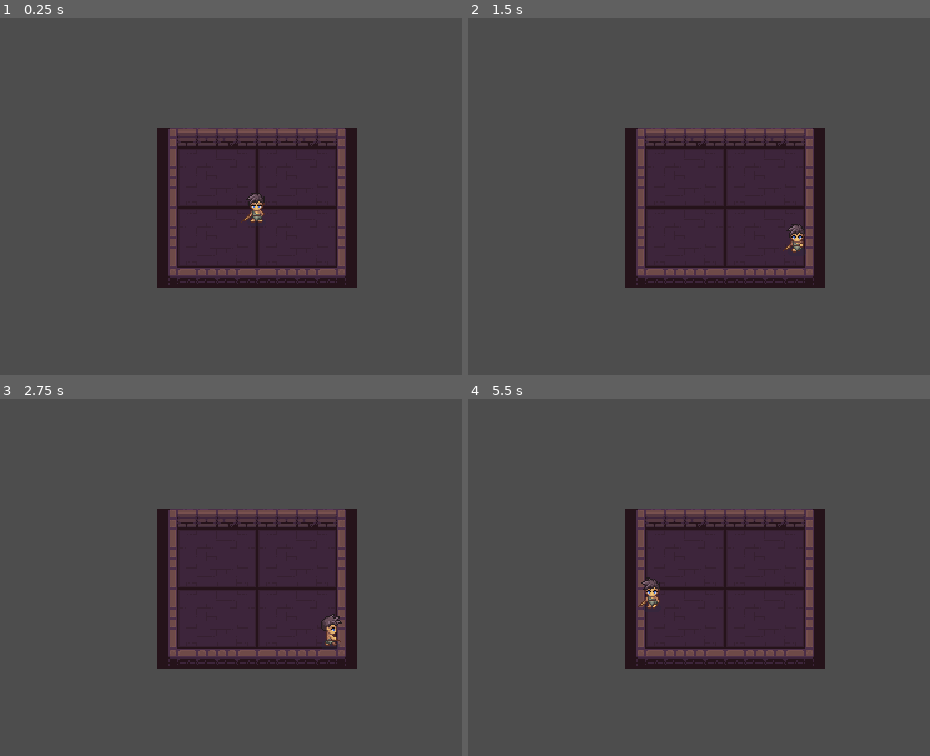
Above: before the commit, frames 1-4 (two rows, left to right).
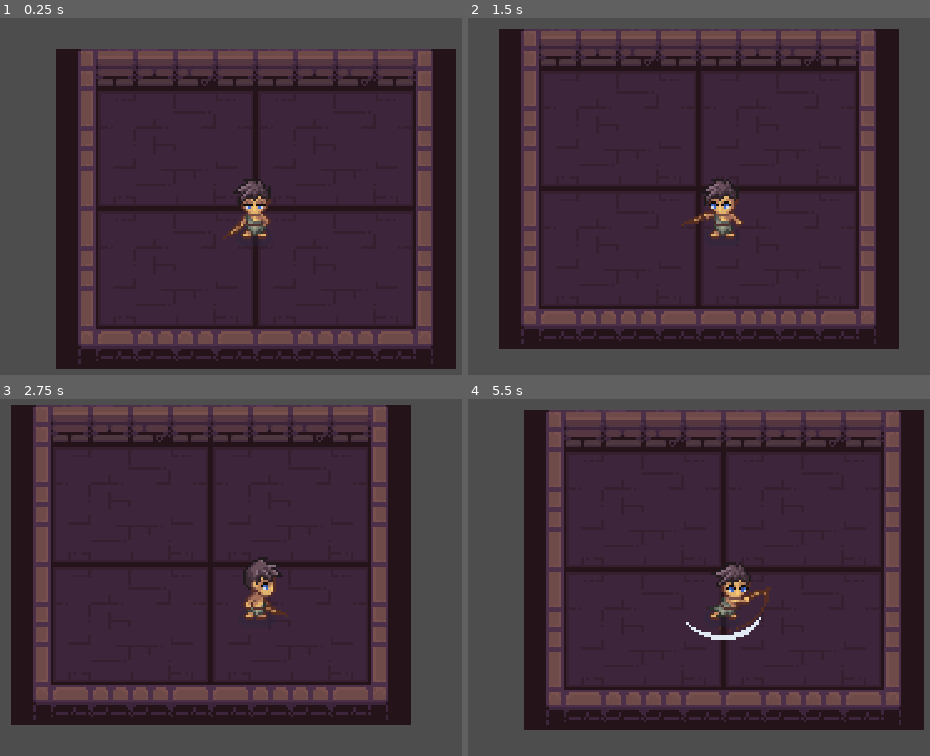
Above: after the commit, the same moments.

Repository: kellyjack07/MaturaRoguelite
Game: Godot game, scene res://scenes/main.tscn
The game is run twice, just before and just after one commit, with the same random seed, the same clock (stepped at 60 frames per second) and the same inputs.
Inputs:
- Up to frame 1 (0.25 s): no input
- Up to frame 2 (1.5 s): hold D (right) 0.53-1.28 s; tap Space (attack, bound only after the commit) at 0.6, 1.35 s; hold S (down) from 1.28 s (still down)
- Up to frame 3 (2.75 s): release S (down) at 2.03 s; hold D (right) from 2.03 s (still down); tap Space (attack, bound only after the commit) at 2.1 s
- Up to frame 4 (5.5 s): release D (right) at 2.78 s; hold W (up) 2.78-3.53 s; tap Space (attack, bound only after the commit) every 0.75 s from 2.85 to 5.1 s; hold A (left) 3.53-5.03 s; hold S (down) from 5.03 s (still down)

The runs differ from the first frame. In frame 1, 62% of the frame differs, in the area x 12-99%, y 8-99%; in frame 2, 62%; in frame 3, 62%, in the area x 2-89%, y 1-92%; in frame 4, 62%.

Commit message:
Simple attack animation

Diff:
--- a/project.godot
+++ b/project.godot
@@ -53,6 +53,11 @@
 , Object(InputEventKey,"resource_local_to_scene":false,"resource_name":"","device":-1,"window_id":0,"alt_pressed":false …(186 unchanged characters)…
 ]
 }
+attack={
+"deadzone": 0.2,
+"events": [Object(InputEventKey,"resource_local_to_scene":false,"resource_name":"","device":-1,"window_id":0,"alt_pressed":false,"shift_pressed":false,"ctrl_pressed":false,"meta_pressed":false,"pressed":false,"keycode":0,"physical_keycode":32,"key_label":0,"unicode":32,"location":0,"echo":false,"script":null)
+]
+}
 
 [physics]
 
--- a/scenes/main.tscn
+++ b/scenes/main.tscn
@@ -4,7 +4,6 @@
 [ext_resource type="PackedScene" uid="uid://bj1mt1xhukchb" path="res://rooms/test_room.tscn" id="2_0wfyh"]
 
 [node name="Main" type="Node2D" unique_id=686745571]
-position = Vector2(321, 179)
 
 [node name="Player" parent="." unique_id=488959924 instance=ExtResource("1_o5qli")]
 
--- a/scenes/player.tscn
+++ b/scenes/player.tscn
@@ -2,7 +2,104 @@
 
 [ext_resource type="Texture2D" uid="uid://dbnxxoneqwqbn" path="res://assets/placeholder/player_assets_placeholder/With_shadow/Swordsman_lvl1_Idle_with_shadow.png" id="1_g2els"]
 [ext_resource type="Script" uid="uid://bljpf111mb4ek" path="res://scripts/player.gd" id="1_qhqgy"]
+[ext_resource type="Texture2D" uid="uid://b3byotiaupn5g" path="res://assets/placeholder/player_assets_placeholder/With_shadow/Swordsman_lvl1_attack_with_shadow.png" id="2_dqkch"]
 [ext_resource type="Texture2D" uid="uid://doxtevkpqijcj" path="res://assets/placeholder/player_assets_placeholder/With_shadow/Swordsman_lvl1_Walk_with_shadow.png" id="2_qhqgy"]
+
+[sub_resource type="AtlasTexture" id="AtlasTexture_6e8lb"]
+atlas = ExtResource("2_dqkch")
+region = Rect2(0, 0, 64, 64)
+
+[sub_resource type="AtlasTexture" id="AtlasTexture_2gdjj"]
+atlas = ExtResource("2_dqkch")
+region = Rect2(64, 0, 64, 64)
+
+[sub_resource type="AtlasTexture" id="AtlasTexture_sc3ue"]
+atlas = ExtResource("2_dqkch")
+region = Rect2(128, 0, 64, 64)
+
+[sub_resource type="AtlasTexture" id="AtlasTexture_lxlsd"]
+atlas = ExtResource("2_dqkch")
+region = Rect2(192, 0, 64, 64)
+
+[sub_resource type="AtlasTexture" id="AtlasTexture_ha2mi"]
+atlas = ExtResource("2_dqkch")
+region = Rect2(256, 0, 64, 64)
+
+[sub_resource type="AtlasTexture" id="AtlasTexture_apa73"]
+atlas = ExtResource("2_dqkch")
+region = Rect2(320, 0, 64, 64)
+
+[sub_resource type="AtlasTexture" id="AtlasTexture_74r1k"]
+atlas = ExtResource("2_dqkch")
+region = Rect2(384, 0, 64, 64)
+
+[sub_resource type="AtlasTexture" id="AtlasTexture_8svfe"]
+atlas = ExtResource("2_dqkch")
+region = Rect2(448, 0, 64, 64)
+
+[sub_resource type="AtlasTexture" id="AtlasTexture_2a3c5"]
+atlas = ExtResource("2_dqkch")
+region = Rect2(0, 64, 64, 64)
+
+[sub_resource type="AtlasTexture" id="AtlasTexture_42b1b"]
+atlas = ExtResource("2_dqkch")
+region = Rect2(64, 64, 64, 64)
+
+[sub_resource type="AtlasTexture" id="AtlasTexture_h7ic4"]
+atlas = ExtResource("2_dqkch")
+region = Rect2(128, 64, 64, 64)
+
+[sub_resource type="AtlasTexture" id="AtlasTexture_au7lq"]
+atlas = ExtResource("2_dqkch")
+region = Rect2(192, 64, 64, 64)
+
+[sub_resource type="AtlasTexture" id="AtlasTexture_nubpm"]
+atlas = ExtResource("2_dqkch")
+region = Rect2(256, 64, 64, 64)
+
+[sub_resource type="AtlasTexture" id="AtlasTexture_ua5cf"]
+atlas = ExtResource("2_dqkch")
+region = Rect2(320, 64, 64, 64)
+
+[sub_resource type="AtlasTexture" id="AtlasTexture_51ujp"]
+atlas = ExtResource("2_dqkch")
+region = Rect2(384, 64, 64, 64)
+
+[sub_resource type="AtlasTexture" id="AtlasTexture_tk41t"]
+atlas = ExtResource("2_dqkch")
+region = Rect2(448, 64, 64, 64)
+
+[sub_resource type="AtlasTexture" id="AtlasTexture_fuw3a"]
+atlas = ExtResource("2_dqkch")
+region = Rect2(0, 192, 64, 64)
+
+[sub_resource type="AtlasTexture" id="AtlasTexture_8txt3"]
+atlas = ExtResource("2_dqkch")
+region = Rect2(64, 192, 64, 64)
+
+[sub_resource type="AtlasTexture" id="AtlasTexture_2w11d"]
+atlas = ExtResource("2_dqkch")
+region = Rect2(128, 192, 64, 64)
+
+[sub_resource type="AtlasTexture" id="AtlasTexture_770dr"]
+atlas = ExtResource("2_dqkch")
+region = Rect2(192, 192, 64, 64)
+
+[sub_resource type="AtlasTexture" id="AtlasTexture_8f1cb"]
+atlas = ExtResource("2_dqkch")
+region = Rect2(256, 192, 64, 64)
+
+[sub_resource type="AtlasTexture" id="AtlasTexture_vdulj"]
+atlas = ExtResource("2_dqkch")
+region = Rect2(320, 192, 64, 64)
+
+[sub_resource type="AtlasTexture" id="AtlasTexture_vau08"]
+atlas = ExtResource("2_dqkch")
+region = Rect2(384, 192, 64, 64)
+
+[sub_resource type="AtlasTexture" id="AtlasTexture_qsb7e"]
+atlas = ExtResource("2_dqkch")
+region = Rect2(448, 192, 64, 64)
 
 [sub_resource type="AtlasTexture" id="AtlasTexture_dqkch"]
 atlas = ExtResource("1_g2els")
@@ -190,6 +287,93 @@
 
 [sub_resource type="SpriteFrames" id="SpriteFrames_6e8lb"]
 animations = [{
+"frames": [{
+"duration": 1.0,
+"texture": SubResource("AtlasTexture_6e8lb")
+}, {
+"duration": 1.0,
+"texture": SubResource("AtlasTexture_2gdjj")
+}, {
+"duration": 1.0,
+"texture": SubResource("AtlasTexture_sc3ue")
+}, {
+"duration": 1.0,
+"texture": SubResource("AtlasTexture_lxlsd")
+}, {
+"duration": 1.0,
+"texture": SubResource("AtlasTexture_ha2mi")
+}, {
+"duration": 1.0,
+"texture": SubResource("AtlasTexture_apa73")
+}, {
+"duration": 1.0,
+"texture": SubResource("AtlasTexture_74r1k")
+}, {
+"duration": 1.0,
+"texture": SubResource("AtlasTexture_8svfe")
+}],
+"loop": false,
+"name": &"attack_down",
+"speed": 12.0
+}, {
+"frames": [{
+"duration": 1.0,
+"texture": SubResource("AtlasTexture_2a3c5")
+}, {
+"duration": 1.0,
+"texture": SubResource("AtlasTexture_42b1b")
+}, {
+"duration": 1.0,
+"texture": SubResource("AtlasTexture_h7ic4")
+}, {
+"duration": 1.0,
+"texture": SubResource("AtlasTexture_au7lq")
+}, {
+"duration": 1.0,
+"texture": SubResource("AtlasTexture_nubpm")
+}, {
+"duration": 1.0,
+"texture": SubResource("AtlasTexture_ua5cf")
+}, {
+"duration": 1.0,
+"texture": SubResource("AtlasTexture_51ujp")
+}, {
+"duration": 1.0,
+"texture": SubResource("AtlasTexture_tk41t")
+}],
+"loop": false,
+"name": &"attack_side",
+"speed": 12.0
+}, {
+"frames": [{
+"duration": 1.0,
+"texture": SubResource("AtlasTexture_fuw3a")
+}, {
+"duration": 1.0,
+"texture": SubResource("AtlasTexture_8txt3")
+}, {
+"duration": 1.0,
+"texture": SubResource("AtlasTexture_2w11d")
+}, {
+"duration": 1.0,
+"texture": SubResource("AtlasTexture_770dr")
+}, {
+"duration": 1.0,
+"texture": SubResource("AtlasTexture_8f1cb")
+}, {
+"duration": 1.0,
+"texture": SubResource("AtlasTexture_vdulj")
+}, {
+"duration": 1.0,
+"texture": SubResource("AtlasTexture_vau08")
+}, {
+"duration": 1.0,
+"texture": SubResource("AtlasTexture_qsb7e")
+}],
+"loop": false,
+"name": &"attack_up",
+"speed": 12.0
+}, {
 "frames": [],
 "loop": true,
 "name": &"default",
@@ -373,12 +557,13 @@
 
 [node name="AnimatedSprite2D" type="AnimatedSprite2D" parent="." unique_id=1375415653]
 sprite_frames = SubResource("SpriteFrames_6e8lb")
-animation = &"idle_down"
+animation = &"attack_up"
 
 [node name="CollisionShape2D" type="CollisionShape2D" parent="." unique_id=505140963]
 position = Vector2(0, 8)
 shape = SubResource("CircleShape2D_2gdjj")
 
 [node name="Camera2D" type="Camera2D" parent="." unique_id=797709859]
-enabled = false
 zoom = Vector2(2, 2)
+
+[connection signal="animation_finished" from="AnimatedSprite2D" to="." method="_on_animated_sprite_2d_animation_finished"]
--- a/scripts/player.gd
+++ b/scripts/player.gd
@@ -6,6 +6,7 @@
 
 var input_direction: Vector2 = Vector2.ZERO
 var facing_direction: Vector2 = Vector2.DOWN
+var is_attacking: bool = false
 
 #start
 func _ready() -> void:
@@ -14,6 +15,13 @@
 
 #updates
 func _physics_process(_delta: float) -> void:
+	handle_attack_input()
+
+	if is_attacking:
+		velocity = Vector2.ZERO
+		move_and_slide()
+		return
+
 	get_input_direction()
 	move_player()
 	update_facing_direction()
@@ -22,6 +30,18 @@
 
 func get_input_direction() -> void:
 	input_direction = Input.get_vector("left", "right", "up", "down")
+
+
+#attack
+func handle_attack_input() -> void:
+	if Input.is_action_just_pressed("attack") and not is_attacking:
+		start_attack()
+
+
+#attack start
+func start_attack() -> void:
+	is_attacking = true
+	play_attack_animation()
 
 
 #movement
@@ -68,3 +88,29 @@
 	else:
 		animated_sprite.play("walk_side")
 		animated_sprite.flip_h = facing_direction == Vector2.RIGHT
+
+
+#attack animation
+func play_attack_animation() -> void:
+	if facing_direction == Vector2.DOWN:
+		animated_sprite.play("attack_down")
+		animated_sprite.flip_h = false
+	elif facing_direction == Vector2.UP:
+		animated_sprite.play("attack_up")
+		animated_sprite.flip_h = false
+	else:
+		animated_sprite.play("attack_side")
+		animated_sprite.flip_h = facing_direction == Vector2.RIGHT
+
+
+#attack end
+func _on_animated_sprite_2d_animation_finished() -> void:
+	if not animated_sprite.animation.begins_with("attack"):
+		return
+
+	is_attacking = false
+
+	if input_direction == Vector2.ZERO:
+		play_idle_animation()
+	else:
+		play_walk_animation()
